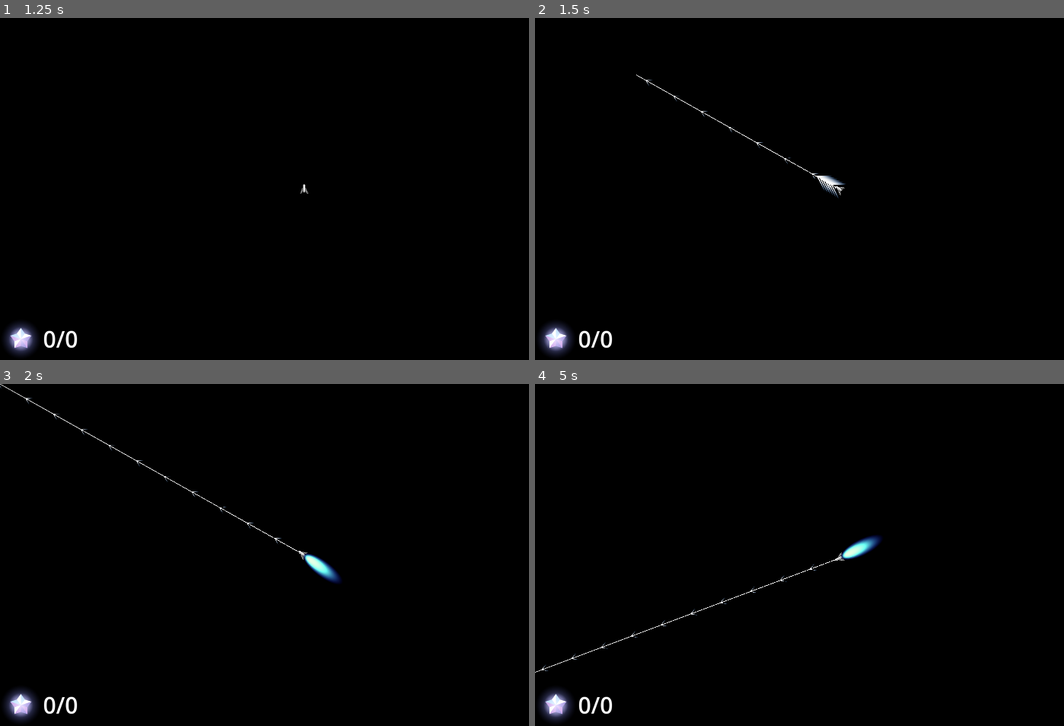
Above: before the commit, frames 1-4 (two rows, left to right).
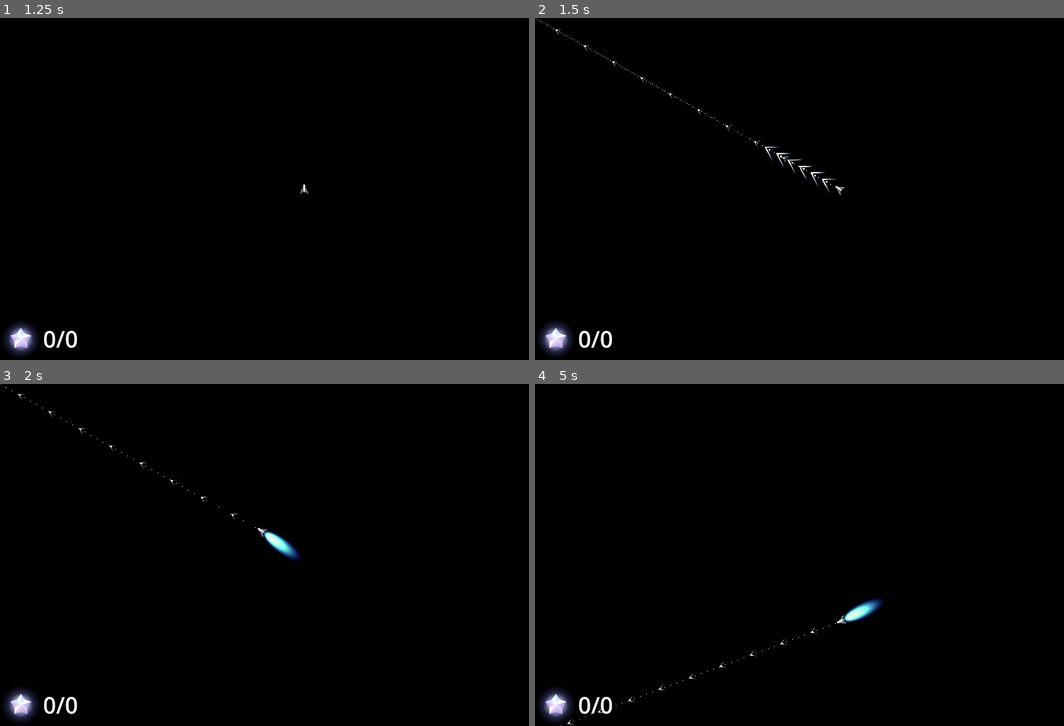
Above: after the commit, the same moments.

Repository: revanj/AstronautAndOrbit
Game: Godot game, scene res://LevelBase.tscn
The game is run twice, just before and just after one commit, with the same random seed, the same clock (stepped at 60 frames per second) and the same inputs.
Inputs (mouse positions are in pixels of both pictures, inside the frame that each line leads up to):
- Up to frame 1 (1.25 s): tap Enter at 0.5 s; move the mouse to (439, 171) at 0.52 s; hold D (thruster_right_turn) from 0.53 s (still down); click (439, 171) at 0.6 s; click (439, 171) at 0.77 s; click (439, 171) at 1.07 s
- Up to frame 2 (1.5 s): release D (thruster_right_turn) at 1.25 s; tap Space at 1.25 s; drag from (714, 206) to (810, 257) at 1.27 s
- Up to frame 3 (2 s): no input
- Up to frame 4 (5 s): move the mouse to (900, 479) at 2.02 s; hold D (thruster_right_turn) 2.03-2.75 s; click (900, 479) at 2.1 s; tap Enter at 2.75 s; drag from (810, 623) to (656, 503) at 2.77 s; move the mouse to (1021, 606) at 3.52 s; hold A (thruster_left_turn) 3.53-4.25 s; click (1021, 606) at 3.6 s; click (1021, 606) at 3.77 s; click (1021, 606) at 4.07 s; tap Space at 4.25 s; drag from (656, 503) to (746, 469) at 4.27 s

Frame 1 is identical in both runs. In frame 2, 0.4% of the frame differs, in the area x 0-59%, y 0-53%; in frame 3, 0.9%; in frame 4, 0.9%, in the area x 0-66%, y 44-100%.

Commit message:
Find a better speed for the spaceship

Diff:
--- a/GravityObjects/GravityObject.gd
+++ b/GravityObjects/GravityObject.gd
@@ -2,6 +2,7 @@
 extends Node2D
 
 @export var gravity_factor = 100000
+
 
 func get_gravity_vector(pos:Vector2):
 	var r2 = (global_position - pos).length_squared()
--- a/GravityObjects/Star.tscn
+++ b/GravityObjects/Star.tscn
@@ -1,12 +1,20 @@
-[gd_scene load_steps=3 format=3 uid="uid://b160ih64nd20k"]
+[gd_scene load_steps=4 format=3 uid="uid://b160ih64nd20k"]
 
 [ext_resource type="Script" path="res://GravityObjects/GravityObject.gd" id="1_kfwey"]
 [ext_resource type="Texture2D" uid="uid://b6tmw15kmlkle" path="res://Art/StarBlue.svg" id="2_y02pq"]
 
+[sub_resource type="CircleShape2D" id="CircleShape2D_l2ij7"]
+radius = 142.706
+
 [node name="Star" type="Node2D"]
 modulate = Color(1, 26.04, 1, 1)
 script = ExtResource("1_kfwey")
+gravity_factor = 10000000
 
 [node name="Sprite2D" type="Sprite2D" parent="."]
 scale = Vector2(0.415174, 0.415174)
 texture = ExtResource("2_y02pq")
+
+[node name="RangeIndicator" type="CollisionShape2D" parent="."]
+shape = SubResource("CircleShape2D_l2ij7")
+debug_color = Color(0.443137, 0.568627, 0.509804, 0.0745098)
--- a/Levels/TestLevel1/Level1Test.tscn
+++ b/Levels/TestLevel1/Level1Test.tscn
@@ -18,16 +18,16 @@
 scale = Vector2(1.33191, 1.33816)
 
 [node name="EnergyCrystal" parent="Crystals" index="0" instance=ExtResource("3_fnrlq")]
-position = Vector2(307, -316)
+position = Vector2(386, -227)
 
 [node name="EnergyCrystal2" parent="Crystals" index="1" instance=ExtResource("3_fnrlq")]
-position = Vector2(197, -392)
+position = Vector2(256, -374)
 
 [node name="EnergyCrystal3" parent="Crystals" index="2" instance=ExtResource("3_fnrlq")]
 position = Vector2(72, -353)
 
 [node name="EnergyCrystal4" parent="Crystals" index="3" instance=ExtResource("3_fnrlq")]
-position = Vector2(530, 74)
+position = Vector2(550, -8)
 
 [node name="EnergyCrystal5" parent="Crystals" index="4" instance=ExtResource("3_fnrlq")]
-position = Vector2(612, 233)
+position = Vector2(691, 242)
--- a/Spaceship.gd
+++ b/Spaceship.gd
@@ -24,7 +24,6 @@
 @onready var visual = $SpaceshipVisual
 @onready var big_jump_display = $BigJumpDisplay
 @onready var spaceship: Spaceship = self
-@onready var camera: Camera2D = $Camera2D
 
 var velocity_cached = Vector2.INF
 var field_dir: Vector2
@@ -60,7 +59,7 @@
 			visual.set_heading(heading_direction)
 
 		InputState.GetBigJump:
-			var mouse_velocity = (drag_start_position - get_global_mouse_position()) * 0.1
+			var mouse_velocity = (drag_start_position - get_global_mouse_position()) * 2
 			spaceship.set_big_jump_display(
 				mouse_velocity.length()/max_jump_speed, mouse_velocity.normalized())
 			if mouse_velocity.length() > 10:
@@ -116,9 +115,9 @@
 	tween.tween_property($SpaceshipVisual/FlameBlue, "modulate", Color.WHITE, 0.25)
 	tween.tween_property($SpaceshipVisual/FlameBlue, "modulate", Color.TRANSPARENT, 0.1)
 
-func _unhandled_input(event):
-	if event is InputEventMouseButton && event.is_pressed():
-		if event.button_index == MOUSE_BUTTON_WHEEL_UP:
-			camera.zoom /= 1.1
-		if event.button_index == MOUSE_BUTTON_WHEEL_DOWN:
-			camera.zoom *= 1.1
+#func _unhandled_input(event):
+#	if event is InputEventMouseButton && event.is_pressed():
+#		if event.button_index == MOUSE_BUTTON_WHEEL_UP:
+#			camera.zoom /= 1.1
+#		if event.button_index == MOUSE_BUTTON_WHEEL_DOWN:
+#			camera.zoom *= 1.1
--- a/StarFields.gd
+++ b/StarFields.gd
@@ -60,7 +60,7 @@
 
 func _draw():
 	var color = Color(1.0, 1.0, 1.0)
-	var nb_points = 2000
+	var nb_points = 200
 
 	var trajectory_data = get_trajectory(
 		spaceship.global_position,
